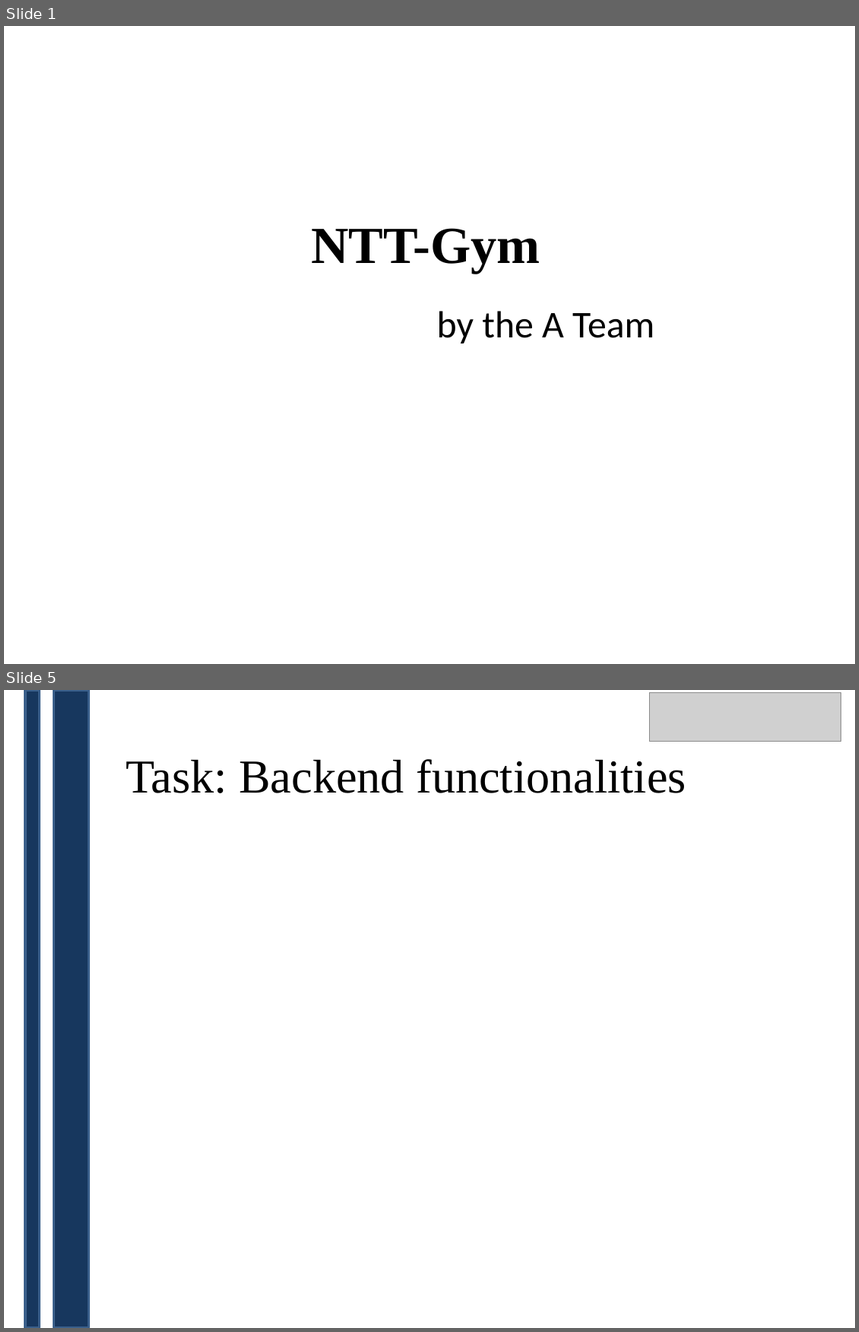
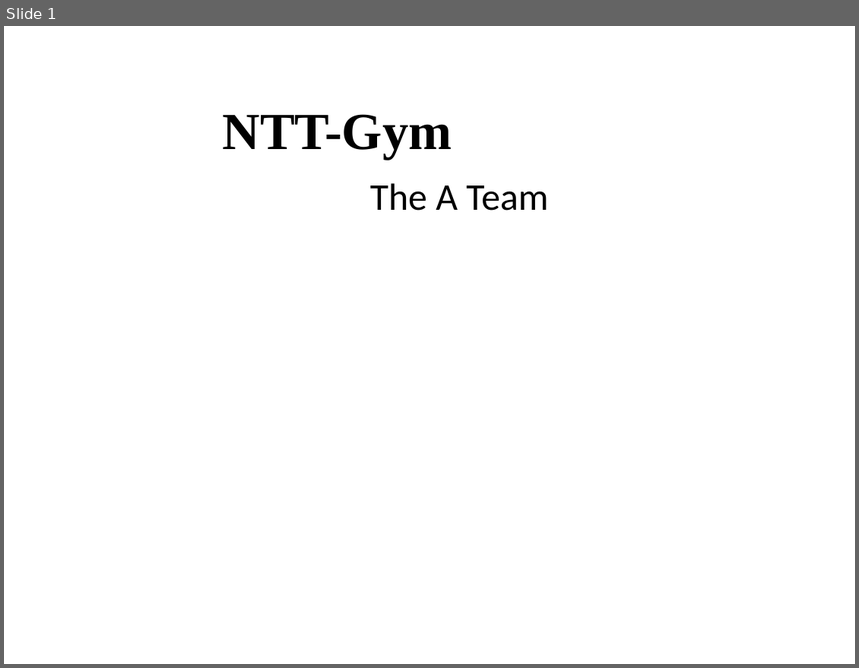
Before and after one commit to CCMV2/GymApplication, a slide deck: documentation/Documents/NTT-Gym.pptx. Shown one above the other, each under a label of ours: slides 1 and 5 before the commit, slide 1 after it; the slides between them are not shown. The pictures are 859x1332 and 859x668 pixels, drawn with LibreOffice and Linux fonts; fonts in the diff are those of the drawing; grey boxes stand for pictures; background and template pictures are left out. Boxes give left, top, right and bottom in pixels: in the first picture for what was removed or moved away, otherwise in the second. Text is boxed around its words. In the diff, an @@ line names an element or a change of style, - is before the commit and + after.

```diff
--- a/documentation/Documents/NTT-Gym.pptx
+++ b/documentation/Documents/NTT-Gym.pptx
@@ slide 5 removed at [4, 690, 855, 1328], background #FFFFFF @@
@@ rectangle removed at [25, 690, 40, 1328] @@
@@ rectangle removed at [53, 690, 89, 1328] @@
@@ picture removed at [649, 692, 841, 741] @@
@@ text removed at [126, 759, 686, 793] @@
-Task: Backend functionalities
@@ slide 1 changed as well @@
@@ title "NTT-Gym": place and size @@
-title "NTT-Gym" at [311, 228, 541, 273]
+title "NTT-Gym" at [223, 114, 452, 160]
@@ subtitle at [370, 183, 548, 211]: text changed @@
-by the A Team
+The A Team
```
Also in this commit, not shown: 6 other slides changed, 11 slides added, 10 other slides removed.
